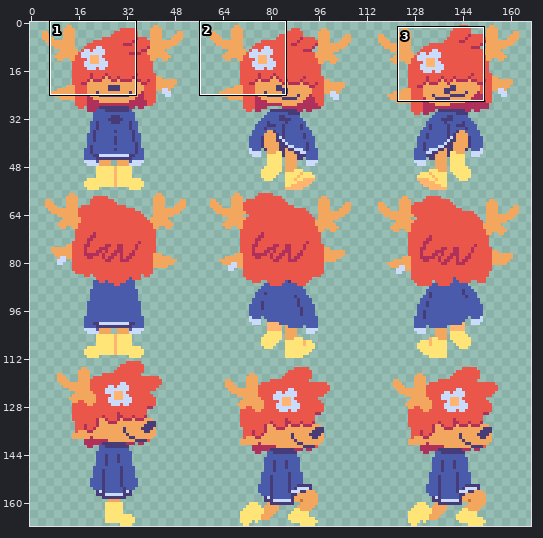
Sprite sheet -- assets/tex/hirsch.png. Above: a wide view before the commit, with the close-up outlined.
Close-up. Before the commit:
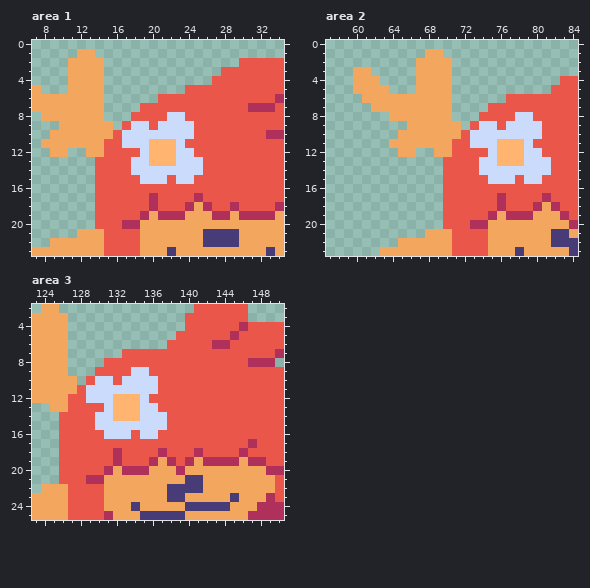
The file is 168x168 pixels. Shown: area 1: x 7..34, y 0..23; area 2: x 57..84, y 0..23; area 3: x 123..150, y 2..25. The wide view leaves out empty margins.
The result:
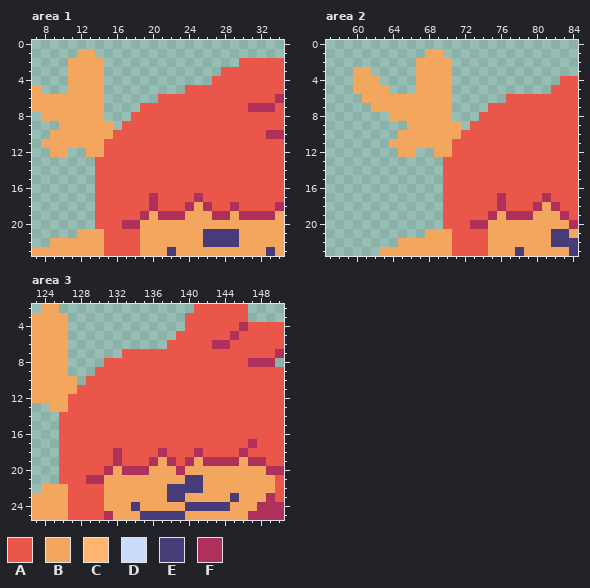
Palette (. is transparent): A #eb564b  B #f2a65e  C #ffb570  D #cbdbfc  E #473b78  F #b0305c
Difference:
--- area 1
@@ x 15..27 @@
  7 ....AAAAAAAAA
- 8 ...AAAADDAAAA
- 9 B.ADDADDDDAAA
-10 BADDDDDDDDAAA
-11 AADDDCCCDAAAA
-12 AAAADCCCDDAAA
-13 AAADDCCCDDDAA
-14 AAADDDDDDDDAA
-15 AAAADDDADDAAA
+ 8 ...AAAAAAAAAA
+ 9 B.AAAAAAAAAAA
+10 BAAAAAAAAAAAA
+11 AAAAAAAAAAAAA
+12 AAAAAAAAAAAAA
+13 AAAAAAAAAAAAA
+14 AAAAAAAAAAAAA
+15 AAAAAAAAAAAAA
 16 AAAAAAAAAAAAA
--- area 2
@@ x 71..83 @@
  7 ....AAAAAAAAA
- 8 ...AAAADDAAAA
- 9 B.ADDADDDDAAA
-10 BADDDDDDDDAAA
-11 AADDDCCCDAAAA
-12 AAAADCCCDDAAA
-13 AAADDCCCDDDAA
-14 AAADDDDDDDDAA
-15 AAAADDDADDAAA
+ 8 ...AAAAAAAAAA
+ 9 B.AAAAAAAAAAA
+10 BAAAAAAAAAAAA
+11 AAAAAAAAAAAAA
+12 AAAAAAAAAAAAA
+13 AAAAAAAAAAAAA
+14 AAAAAAAAAAAAA
+15 AAAAAAAAAAAAA
 16 AAAAAAAAAAAAA
--- area 3
@@ x 127..139 @@
  8 ....AAAAAAAAA
- 9 ...AAAADDAAAA
-10 B.ADDADDDDAAA
-11 BADDDDDDDDAAA
-12 AADDDCCCDAAAA
-13 AAAADCCCDDAAA
-14 AAADDCCCDDDAA
-15 AAADDDDDDDDAA
-16 AAAADDDADDAAA
+ 9 ...AAAAAAAAAA
+10 B.AAAAAAAAAAA
+11 BAAAAAAAAAAAA
+12 AAAAAAAAAAAAA
+13 AAAAAAAAAAAAA
+14 AAAAAAAAAAAAA
+15 AAAAAAAAAAAAA
+16 AAAAAAAAAAAAA
 17 AAAAAAAAAAAAA
Where, in picture pixels (left, top, right, bottom), the same in both close-ups:
changed: (122, 112, 203, 184)
changed: (470, 112, 551, 184)
changed: (86, 367, 167, 439)
